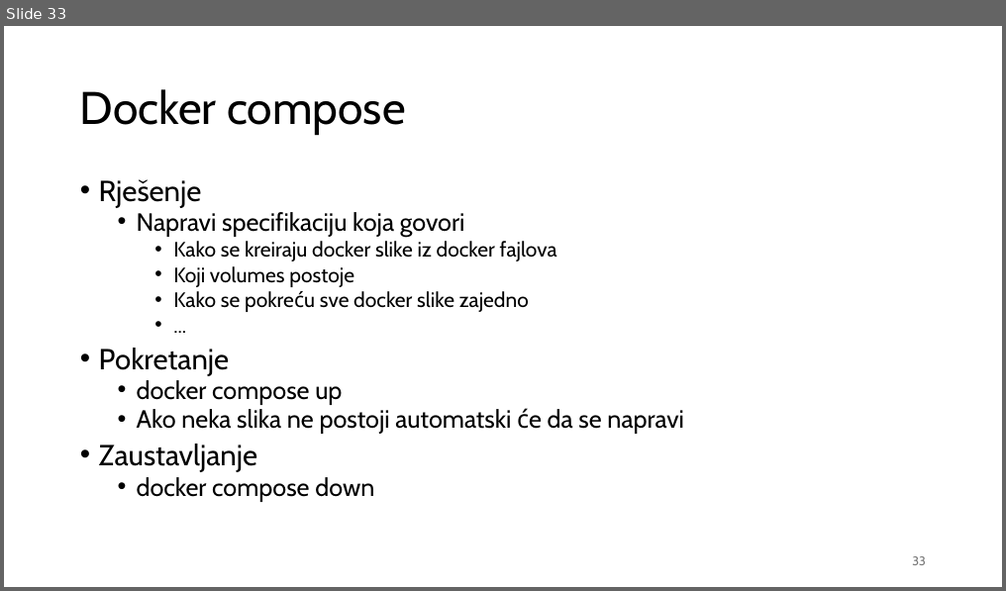
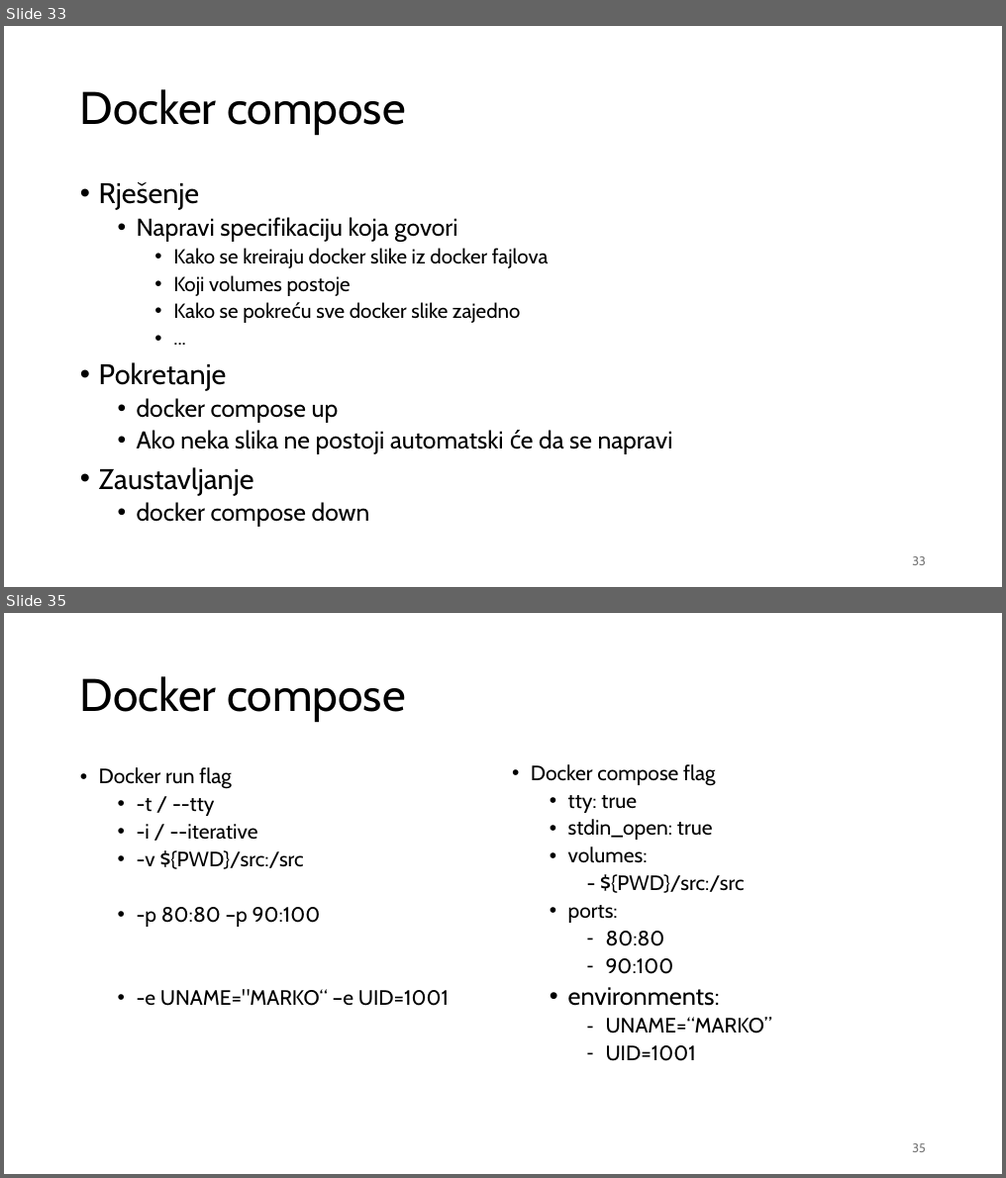
Before and after one commit to nnMan1/operativni_sistemi_2024, a slide deck: Materijali/docker/Docker.pptx. Shown one above the other, each under a label of ours: slide 33 before the commit, slides 33 and 35 after it; the slides between them are not shown. The pictures are 1006x591 and 1006x1178 pixels, drawn with LibreOffice and Linux fonts; fonts in the diff are those of the drawing. Boxes give left, top, right and bottom in pixels: in the first picture for what was removed or moved away, otherwise in the second. Text is boxed around its words. In the diff, an @@ line names an element or a change of style, - is before the commit and + after.

```diff
--- a/Materijali/docker/Docker.pptx
+++ b/Materijali/docker/Docker.pptx
@@ slide 35 added at (4,613,1002,1174), background #FFFFFF @@
@@ title added at (80,676,406,722), 44 pt, text #000000 @@
+Docker compose
@@ text added at (99,767,449,1006), 20 pt, text #000000 @@
+• Docker run flag
+  • -t / --tty
+  • -i / --iterative
+  • -v ${PWD}/src:/src
+  • -p 80:80 –p 90:100
+  • -e UNAME="MARKO“ –e UID=1001
@@ text added at (531,764,772,1061), 20 pt, text #000000 @@
+• Docker compose flag
+  • tty: true
+  • stdin_open: true
+  • volumes:
+- ${PWD}/src:/src
+  • ports:
+    – 80:80
+    – 90:100
+  • environments:
+    – UNAME=“MARKO”
+    – UID=1001
@@ page number added at (912,1144,926,1153), 12 pt, text #797979 @@
+35
@@ slide 33 changed as well @@
@@ text "Rješenje" at (99,182,673,527): size 28 to 27.4 pt in "Rješenje", "Pokretanje", "Zaustavljanje"; size 24 to 23.5 pt in "Napravi specifikaciju koja govori", "docker compose up", "Ako neka slika ne postoji automatski će ...", "docker compose down"; size 20 to 19.6 pt in "Kako se kreiraju docker slike iz docker ...", "Koji volumes postoje", "Kako se pokreću sve docker slike zajedno", "..."; line spacing 0.8 to 0.9 @@
```
Also in this commit, not shown: 20 other slides changed, 10 other slides added, 1 slide removed.
